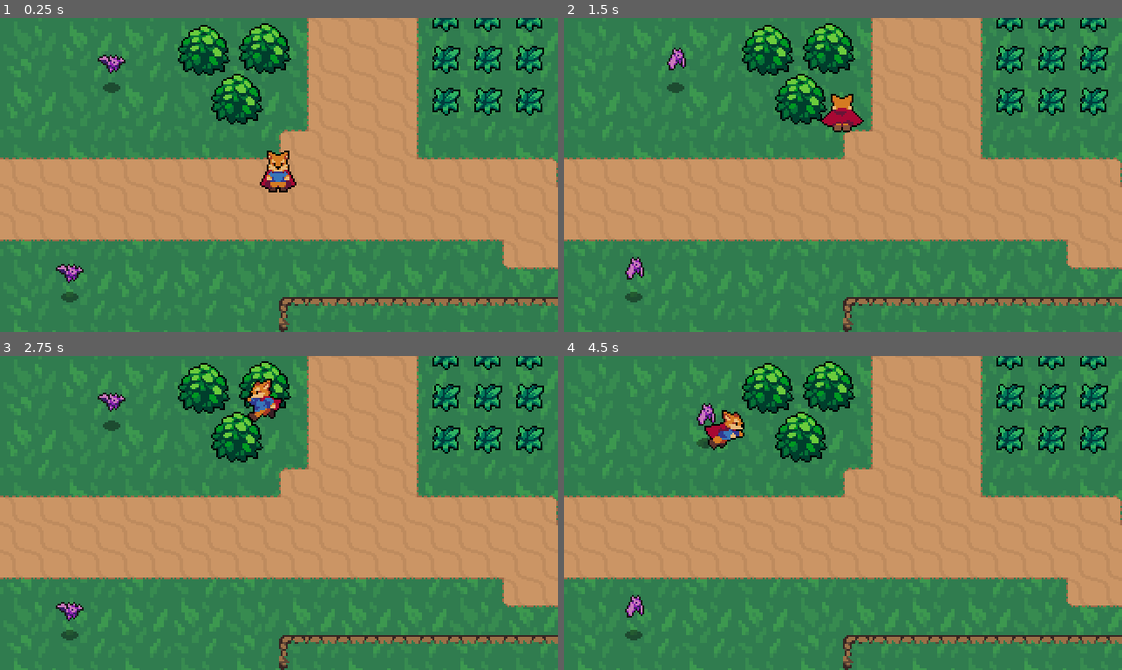
Above: before the commit, frames 1-4 (two rows, left to right).
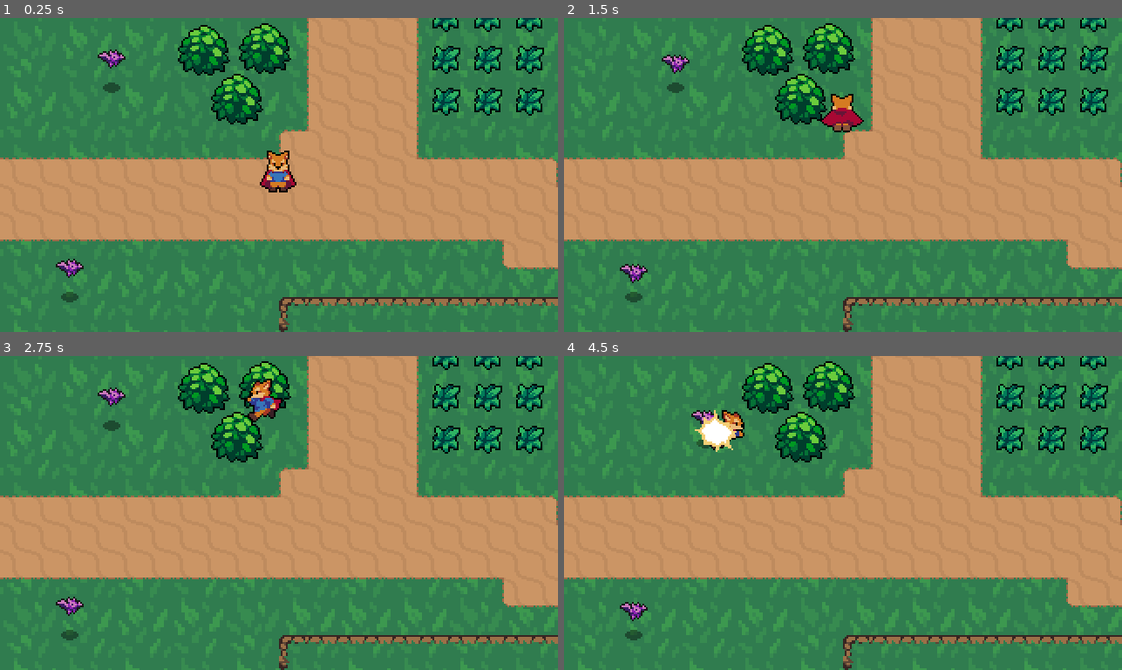
Above: after the commit, the same moments.

Repository: Jonak-Adipta-Kalita/JAK-Ultimate-Adventure-Game
Game: Godot game, scene res://World.tscn
Two runs of this game, one before a commit and one after it. Both use one fixed random seed, a clock stepped at 60 frames per second and the inputs below.
Inputs:
- Up to frame 1 (0.25 s): no input
- Up to frame 2 (1.5 s): hold Up (ui_up) from 0.53 s (still down); tap J (attack) at 0.6 s; tap K (roll) at 1.35 s
- Up to frame 3 (2.75 s): release Up (ui_up) at 2.03 s; hold Left (ui_left) from 2.03 s (still down); tap J (attack) at 2.1 s
- Up to frame 4 (4.5 s): tap K (roll) at 2.85, 4.35 s; release Left (ui_left) at 3.53 s; hold Down (ui_down) 3.53-4.28 s; tap J (attack) at 3.6 s; hold Right (ui_right) from 4.28 s (still down)

The runs differ from the first frame. In frame 1, 0.5% of the frame differs, in the area x 10-23%, y 10-85%; in frame 2, 0.4%; in frame 3, 0.5%; in frame 4, 0.8%, in the area x 10-31%, y 15-85%.

Commit message:
fixed the issues

Diff:
--- a/Enemies/Bat.gd
+++ b/Enemies/Bat.gd
@@ -19,6 +19,7 @@
 onready var stats = $Stats
 onready var playerDetectionZone = $PlayerDetectionZone
 onready var sprite = $AnimatedSprite
+onready var hurtbox = $HurtBox
 
 func _physics_process(delta):
 	knockback = knockback.move_toward(Vector2.ZERO, ACCELERATION * delta)
@@ -50,6 +51,7 @@
 func _on_HurtBox_area_entered(area):
 	stats.health -= area.damage
 	knockback = area.knockback_vector * 120
+	hurtbox.create_hit_effect()
 
 func _on_Stats_no_health():
 	queue_free()
--- a/Enemies/Bat.tscn
+++ b/Enemies/Bat.tscn
@@ -56,7 +56,6 @@
 [node name="AnimatedSprite" type="AnimatedSprite" parent="."]
 frames = SubResource( 6 )
 animation = "AnimationFly"
-frame = 2
 playing = true
 offset = Vector2( 0, -12 )
 
@@ -80,14 +79,14 @@
 modulate = Color( 1, 1, 1, 0.427451 )
 
 [node name="CollisionShape2D" parent="PlayerDetectionZone" index="0"]
-modulate = Color( 1, 1, 1, 0.454902 )
 shape = SubResource( 9 )
 
 [node name="HitBox" parent="." instance=ExtResource( 7 )]
 collision_mask = 4
 
 [node name="CollisionShape2D" parent="HitBox" index="0"]
-position = Vector2( 0, -15 )
+modulate = Color( 0.247059, 0, 1, 1 )
+position = Vector2( 0, -14 )
 shape = SubResource( 10 )
 
 [connection signal="area_entered" from="HurtBox" to="." method="_on_HurtBox_area_entered"]
--- a/Overlap/HurtBox.gd
+++ b/Overlap/HurtBox.gd
@@ -1,13 +1,38 @@
 extends Area2D
-
-export(bool) var show_hit = true
 
 const HitEffect = preload("res://Effects/HitEffect.tscn")
 
-func _on_HurtBox_area_entered(_area):
-	if show_hit:
-		var hitEffect = HitEffect.instance()
-		var main = get_tree().current_scene
+var invincible = false setget set_invinsible
 
-		main.add_child(hitEffect)
-		hitEffect.global_position = global_position
+onready var timer = $Timer
+
+signal invincibility_started
+signal invincibility_ended
+
+func set_invinsible(value: bool):
+	invincible = value
+
+	if invincible == true:
+		emit_signal("invincibility_started")
+	else:
+		emit_signal("invincibility_ended")
+
+func start_invincibility(duration):
+	self.invincible = true
+	timer.start(duration)
+
+func create_hit_effect():
+	var hitEffect = HitEffect.instance()
+	var main = get_tree().current_scene
+
+	main.add_child(hitEffect)
+	hitEffect.global_position = global_position
+
+func _on_Timer_timeout():
+	self.invincible = false
+
+func _on_HurtBox_invincibility_ended():
+	monitoring = true
+
+func _on_HurtBox_invincibility_started():
+	set_deferred("monitoring", false)
--- a/Overlap/HurtBox.tscn
+++ b/Overlap/HurtBox.tscn
@@ -9,4 +9,8 @@
 
 [node name="CollisionShape2D" type="CollisionShape2D" parent="."]
 
-[connection signal="area_entered" from="." to="." method="_on_HurtBox_area_entered"]
+[node name="Timer" type="Timer" parent="."]
+
+[connection signal="invincibility_ended" from="." to="." method="_on_HurtBox_invincibility_ended"]
+[connection signal="invincibility_started" from="." to="." method="_on_HurtBox_invincibility_started"]
+[connection signal="timeout" from="Timer" to="." method="_on_Timer_timeout"]
--- a/Player/Player.gd
+++ b/Player/Player.gd
@@ -20,6 +20,7 @@
 onready var animationTree = $AnimationTree
 onready var animationState = animationTree.get("parameters/playback")
 onready var swordHitbox = $HitBoxPivot/SwordHitBox
+onready var hurtbox = $HurtBox
 
 func _ready():
 	var _player_stats_connect = stats.connect("no_health", self, "queue_free")
@@ -84,3 +85,5 @@
 
 func _on_HurtBox_area_entered(_area):
 	stats.health -= 1
+	hurtbox.start_invincibility(0.5)
+	hurtbox.create_hit_effect()
